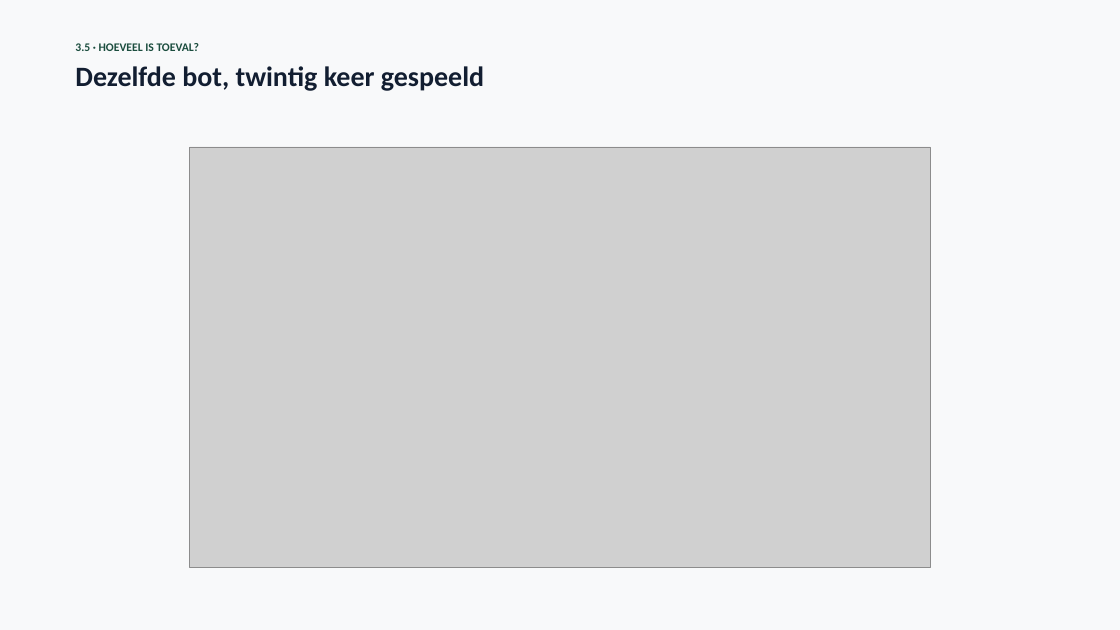
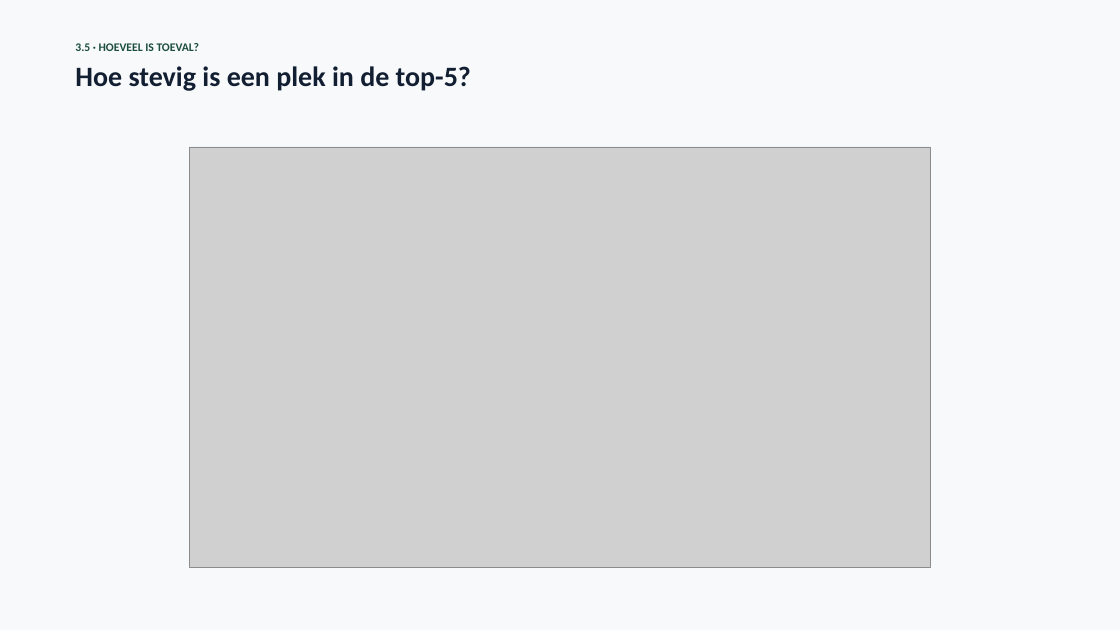
Before and after one commit to finturion/poker-analytics-challenge, a slide deck: slide 13 of powerpoints/Data_Science_Werkcollege8.pptx (slide 9 before the commit). Drawn at 1120x630 pixels with LibreOffice and Linux fonts; fonts in the diff are those of the drawing; grey boxes stand for pictures. Boxes give left, top, right and bottom in pixels: in the first picture for what was removed or moved away, otherwise in the second. Text is boxed around its words. In the diff, an @@ line names an element or a change of style, - is before the commit and + after.

```diff
--- a/powerpoints/Data_Science_Werkcollege8.pptx
+++ b/powerpoints/Data_Science_Werkcollege8.pptx
@@ text at <box>75,66,471,91</box>: text changed @@
-Dezelfde bot, twintig keer gespeeld
+Hoe stevig is een plek in de top-5?
```
Also in this commit, not shown: 4 slides added, 12 other files.
